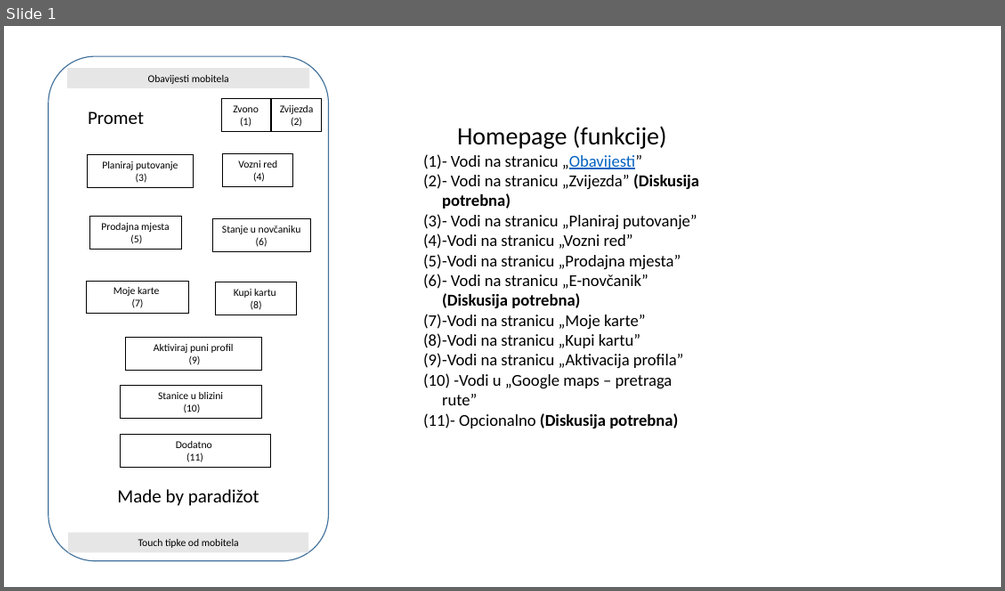
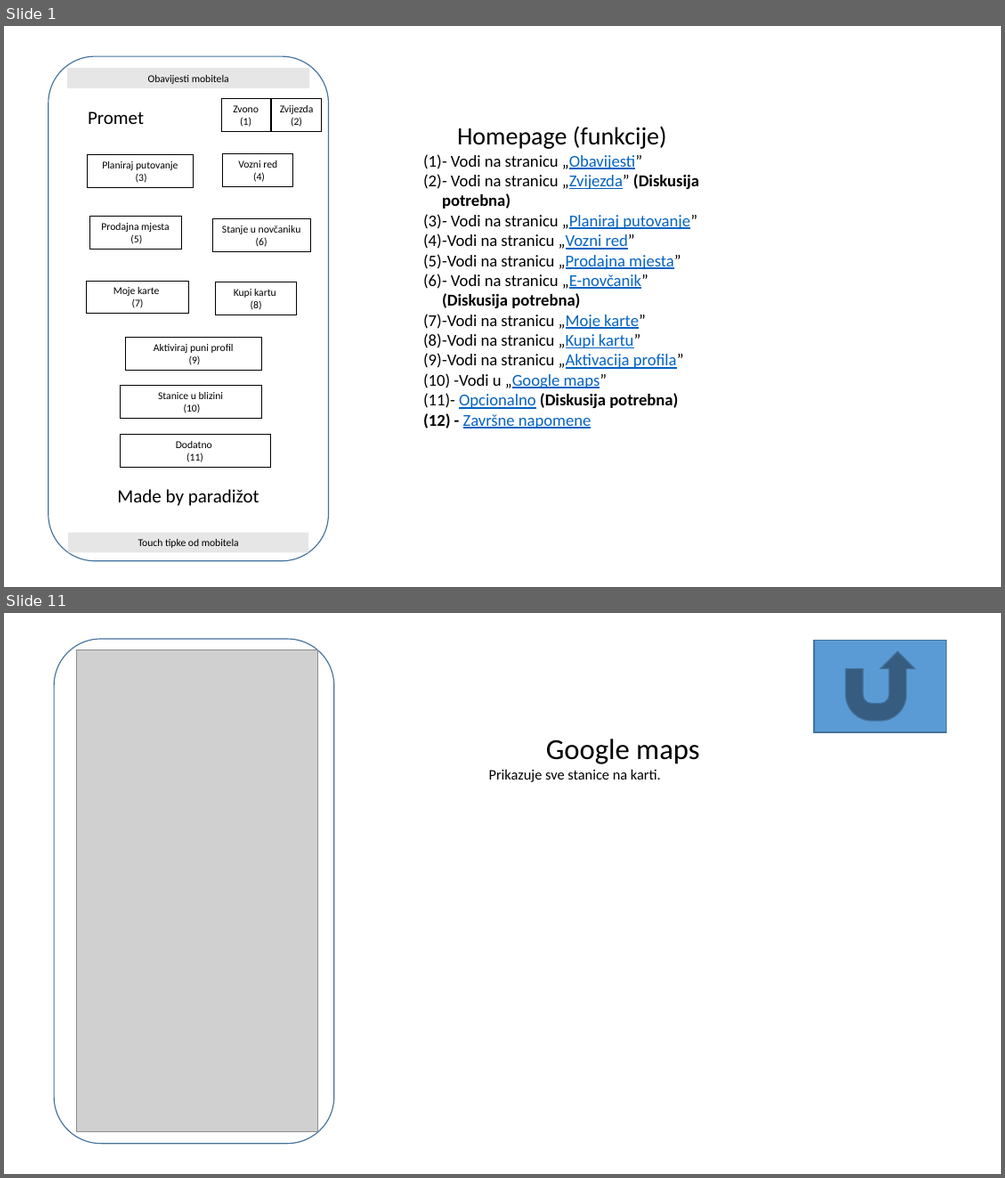
Before and after one commit to nibzard/2025-intro-swe, a slide deck: projects/paradizot-kcurcija-ekevic-ltomic-jvitaljic/Plan aplikacije.pptx. Shown one above the other, each under a label of ours: slide 1 before the commit, slides 1 and 11 after it; the slides between them are not shown. The pictures are 1005x591 and 1005x1178 pixels, drawn with LibreOffice and Linux fonts; fonts in the diff are those of the drawing; grey boxes stand for pictures. Boxes give left, top, right and bottom in pixels: in the first picture for what was removed or moved away, otherwise in the second. Text is boxed around its words. In the diff, an @@ line names an element or a change of style, - is before the commit and + after.

```diff
--- a/projects/paradizot-kcurcija-ekevic-ltomic-jvitaljic/Plan aplikacije.pptx
+++ b/projects/paradizot-kcurcija-ekevic-ltomic-jvitaljic/Plan aplikacije.pptx
@@ slide 11 added at bbox=[4, 613, 1001, 1174], background #FFFFFF @@
@@ rounded rectangle added at bbox=[54, 639, 334, 1144], outline #43739E 1 pt @@
@@ picture added at bbox=[77, 650, 318, 1132] @@
@@ action button return added at bbox=[814, 640, 947, 732], fill #5B9BD5, outline #43739E 1 pt @@
@@ text added at bbox=[489, 738, 699, 782], 14 pt, text #000000 @@
+Google maps
+Prikazuje sve stanice na karti.
@@ slide 1 changed as well @@
@@ text at bbox=[423, 174, 699, 409]: text colour #000000 to #0563C1, underline on in "„Zvijezda”", "„Planiraj putovanje”", "„Vozni red”", "„Prodajna mjesta”" and 5 more places @@
@@ text at bbox=[453, 374, 607, 389]: text changed; text colour #000000 to #0563C1 @@
-(10) -Vodi u „Google maps – pretraga rute”
+(10) -Vodi u „Google maps”
@@ text at bbox=[463, 414, 591, 428]: paragraph added @@
+(12) - Završne napomene
```
Also in this commit, not shown: 11 other slides added, 1 slide removed.
